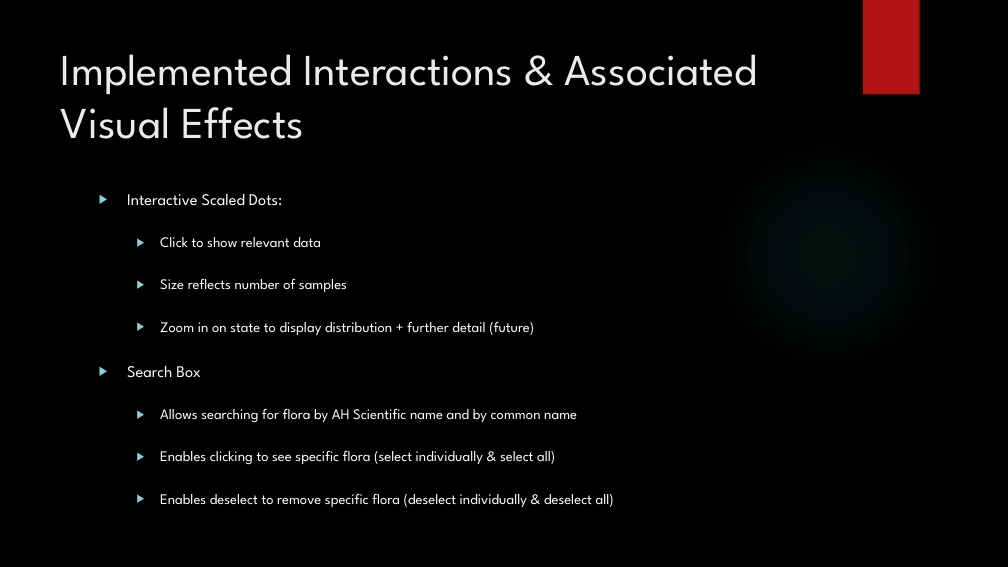
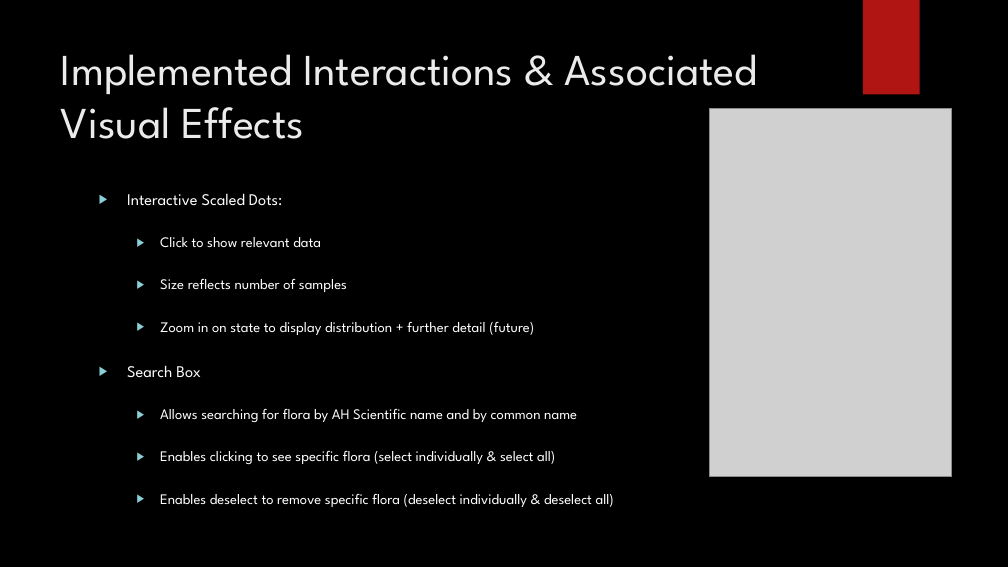
Before and after one commit to tuckergordon/furbish_project, a slide deck: slide 5 of FinalProjectPresentation.pptx. Drawn at 1008x567 pixels with LibreOffice and Linux fonts; fonts in the diff are those of the drawing; grey boxes stand for pictures; background and template pictures are left out. Boxes give left, top, right and bottom in pixels: in the first picture for what was removed or moved away, otherwise in the second. Text is boxed around its words. In the diff, an @@ line names an element or a change of style, - is before the commit and + after.

```diff
--- a/FinalProjectPresentation.pptx
+++ b/FinalProjectPresentation.pptx
@@ picture added at (x1=710, y1=108, x2=952, y2=477) @@
@@ ellipse removed at (x1=712, y1=138, x2=944, y2=371) @@
```
Also in this commit, not shown: 2 other slides changed.
